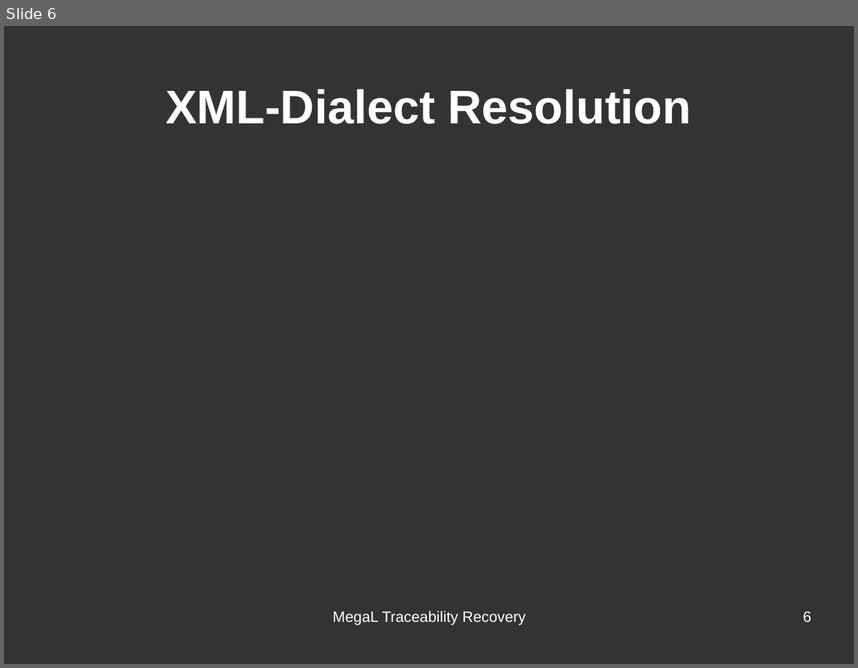
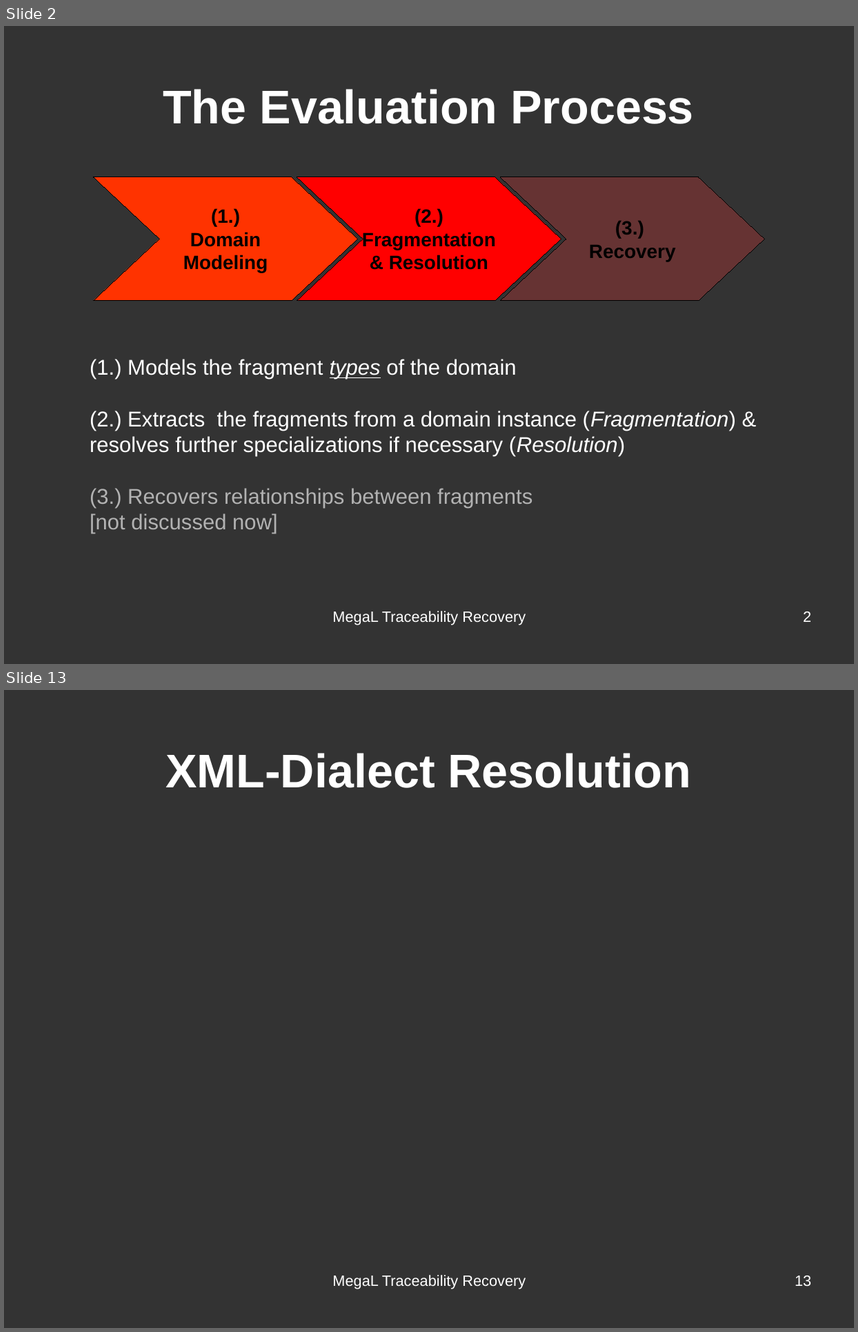
Before and after one commit to hayasam/megal-tr, a slide deck: slides/meeting-2016-06-28/meeting-2016-06-28.odp. Shown one above the other, each under a label of ours: slide 6 before the commit, slides 2 and 13 after it; the slides between them are not shown. The pictures are 858x668 and 858x1332 pixels, drawn with LibreOffice and Linux fonts; fonts in the diff are those of the drawing. Boxes give left, top, right and bottom in pixels: in the first picture for what was removed or moved away, otherwise in the second. Text is boxed around its words. In the diff, an @@ line names an element or a change of style, - is before the commit and + after.

```diff
--- a/slides/meeting-2016-06-28/meeting-2016-06-28.odp
+++ b/slides/meeting-2016-06-28/meeting-2016-06-28.odp
@@ slide 2 added at box(4, 26, 854, 664), background #333333 @@
@@ title added at box(163, 89, 694, 124), 44 pt, text #FFFFFF, bold @@
+The Evaluation Process
@@ freeform shape added at box(94, 177, 358, 301), fill #FF3300, outline #000000 0 pt, 18 pt, text #000000, bold @@
+(1.)
+Domain
+Modeling
@@ freeform shape added at box(297, 177, 562, 301), fill #FF0000, outline #000000 0 pt, 18 pt, text #000000, bold @@
+(2.)
+Fragmentation
+& Resolution
@@ freeform shape added at box(501, 177, 765, 301), fill #663333, outline #000000 0 pt, 18 pt, text #000000, bold @@
+(3.)
+Recovery
@@ text added at box(90, 359, 736, 533), 20 pt, text #FFFFFF @@
+(1.) Models the fragment types of the domain
+(2.) Extracts the fragments from a domain instance (Fragmentation) & resolves further specializations if necessary (Resolution)
+(3.) Recovers relationships between fragments
+[not discussed now]
@@ text added at box(332, 610, 526, 625), 14 pt, text #FFFFFF @@
+MegaL Traceability Recovery
@@ page number added at box(803, 611, 811, 621), 14 pt, text #FFFFFF @@
+2
@@ what was slide 6 is now slide 13 @@
@@ page number at box(795, 1275, 811, 1285): text changed @@
-6
+13
```
Also in this commit, not shown: 6 slides changed, 6 other slides added, 12 other files.
